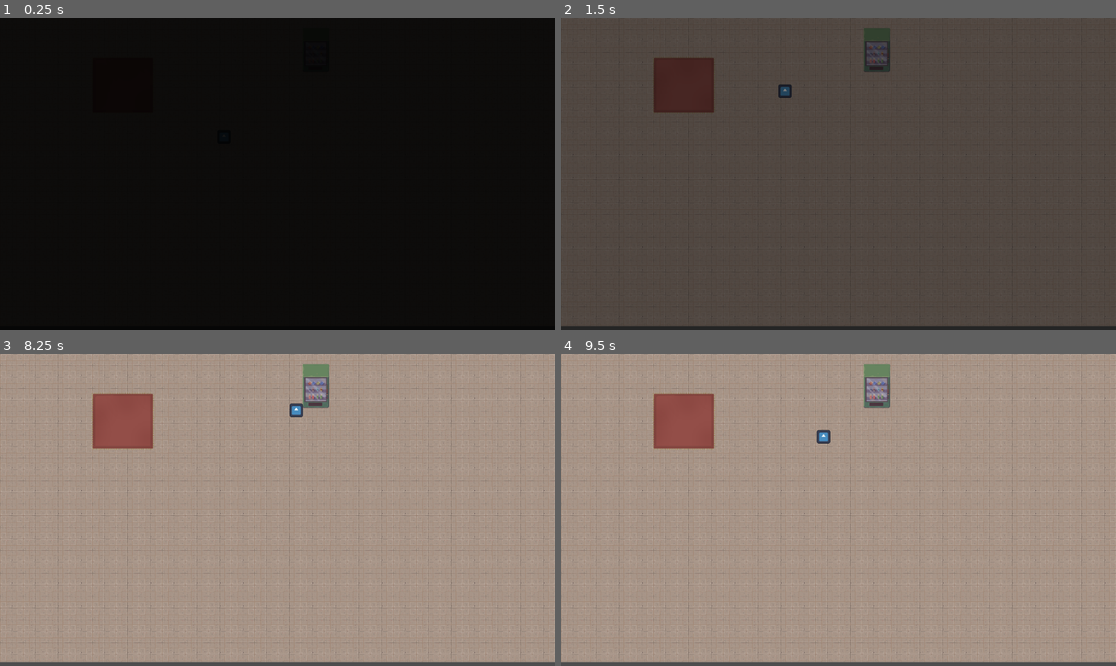
Above: before the commit, frames 1-4 (two rows, left to right).
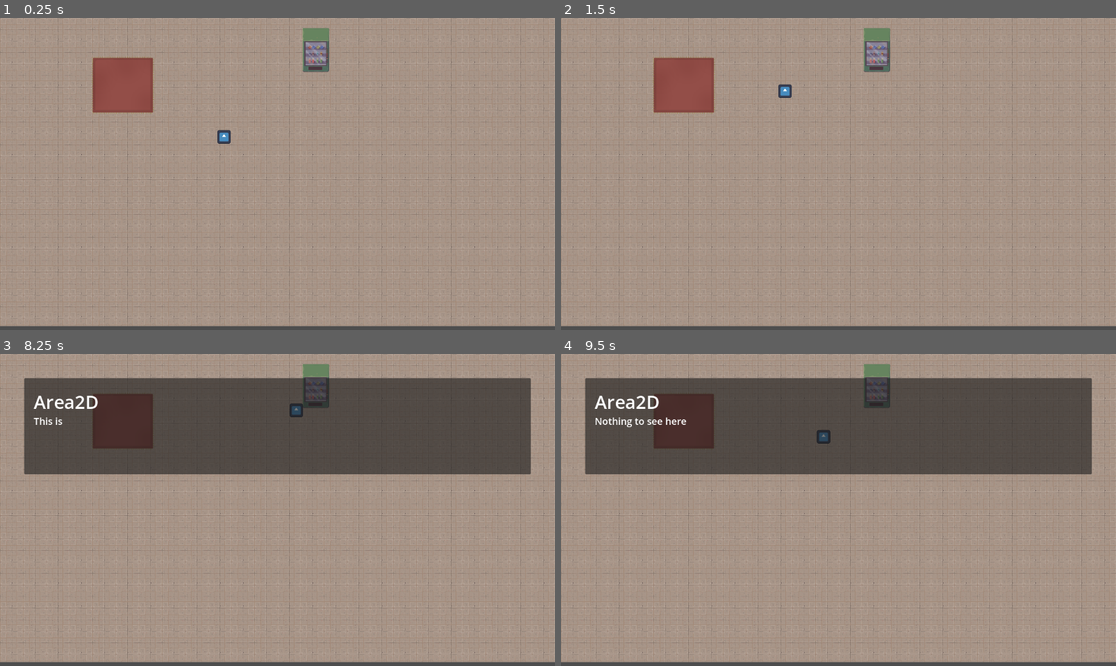
Above: after the commit, the same moments.

Repository: Sylvvs/CoopPuzzle
Game: Godot game, scene res://scenes/logic/scene_handler.tscn
Two runs of this game, one before a commit and one after it. Both use one fixed random seed, a clock stepped at 60 frames per second and the inputs below. The engine's default icon, where the game draws it, is replaced by a stand-in: a white triangle on a blue panel in a dark square.
Inputs:
- Up to frame 1 (0.25 s): no input
- Up to frame 2 (1.5 s): tap Enter at 0.5 s; hold E (interact, bound only after the commit) 0.53-1.28 s; hold W (up) from 0.53 s (still down); tap E (interact, bound only after the commit) at 1.35 s
- Up to frame 3 (8.25 s): release W (up) at 2.03 s; hold E (interact, bound only after the commit) 2.03-2.78 s; hold A (left) 2.03-3.53 s; tap E (interact, bound only after the commit) every 1.5 s from 2.85 to 7.35 s; hold S (down) 3.53-4.28 s; hold E (interact, bound only after the commit) 3.53-4.28 s; hold D (right) 4.28-5.03 s; hold W (up) 5.03-5.78 s; hold E (interact, bound only after the commit) 5.03-5.78 s; hold D (right) 5.78-8.03 s; hold E (interact, bound only after the commit) 6.53-7.28 s; hold S (down) from 8.03 s (still down); hold E (interact, bound only after the commit) from 8.03 s (still down)
- Up to frame 4 (9.5 s): release S (down) at 8.78 s; release E (interact, bound only after the commit) at 8.78 s; hold A (left) from 8.78 s (still down); tap E (interact, bound only after the commit) at 8.85 s

The runs differ from the first frame. In frame 1, 100% of the frame differs, in the area x 0-100%, y 0-100%; in frame 2, 100%; in frame 3, 28%; in frame 4, 28%.

Commit message:
idk stuff

Diff:
--- /dev/null
+++ b/dialouge_and_interacts/testdialouge.json
@@ -0,0 +1,48 @@
+{
+		"states": {
+			"default": {
+				"dialogues": [
+					{
+						"lines": [
+							"This is just a vending machine",
+							"Nothing to see here"
+						],
+						"choices": [
+							{
+								"text": "Tell me about the woods",
+								"lines": [
+									"The woods are dark and full of monsters."
+								],
+								"set_state": "asked_about_woods"
+							},
+							{
+								"text": "Tell me about the village",
+								"lines": [
+									"The village is peaceful, but danger is near."
+								],
+								"set_state": "asked_about_village"
+							}
+						]
+					}
+				]
+			},
+			"asked_about_woods": {
+				"dialogues": [
+					{
+						"lines": [
+							"You should really avoid the woods at night."
+						]
+					}
+				]
+			},
+			"asked_about_village": {
+				"dialogues": [
+					{
+						"lines": [
+							"The village chief has been worried lately..."
+						]
+					}
+				]
+			}
+		}
+}
--- a/project.godot
+++ b/project.godot
@@ -18,6 +18,12 @@
 [autoload]
 
 FadeLayer="*res://scenes/logic/FadeLayer.tscn"
+InteractManager="*res://scripts/InteractManger.gd"
+
+[global_group]
+
+player=""
+
 [input]
 
 up={
@@ -44,3 +50,9 @@
 , Object(InputEventKey,"resource_local_to_scene":false,"resource_name":"","device":-1,"window_id":0,"alt_pressed":false …(186 unchanged characters)…
 ]
 }
+interact={
+"deadzone": 0.2,
+"events": [Object(InputEventKey,"resource_local_to_scene":false,"resource_name":"","device":-1,"window_id":0,"alt_pressed":false,"shift_pressed":false,"ctrl_pressed":false,"meta_pressed":false,"pressed":false,"keycode":0,"physical_keycode":69,"key_label":0,"unicode":101,"location":0,"echo":false,"script":null)
+, Object(InputEventKey,"resource_local_to_scene":false,"resource_name":"","device":-1,"window_id":0,"alt_pressed":false,"shift_pressed":false,"ctrl_pressed":false,"meta_pressed":false,"pressed":false,"keycode":0,"physical_keycode":90,"key_label":0,"unicode":122,"location":0,"echo":false,"script":null)
+]
+}
--- /dev/null
+++ b/scenes/UI Elements/dialogue_box2.tscn
@@ -0,0 +1,43 @@
+[gd_scene load_steps=2 format=3 uid="uid://bjdfmejbq3hw6"]
+
+[ext_resource type="Script" uid="uid://8ah5k44i1fq3" path="res://scripts/dialogueLayer.gd" id="1_hmvir"]
+
+[node name="CanvasLayer" type="CanvasLayer"]
+layer = 7
+script = ExtResource("1_hmvir")
+
+[node name="Panel" type="Panel" parent="."]
+z_index = 3
+offset_left = 50.0
+offset_top = 50.0
+offset_right = 1102.0
+offset_bottom = 250.0
+
+[node name="Dialogue" type="RichTextLabel" parent="Panel"]
+layout_mode = 0
+offset_left = 20.0
+offset_top = 75.0
+offset_right = 1032.0
+offset_bottom = 175.0
+theme_override_font_sizes/normal_font_size = 20
+bbcode_enabled = true
+text = "HOLY yap sesh bro holy fuck we yapping *intense intro music*"
+
+[node name="DialogueOptions" type="VBoxContainer" parent="Panel"]
+layout_mode = 0
+offset_left = 852.0
+offset_top = 200.0
+offset_right = 1052.0
+offset_bottom = 350.0
+
+[node name="Name" type="RichTextLabel" parent="Panel"]
+layout_mode = 0
+offset_left = 20.0
+offset_top = 20.0
+offset_right = 620.0
+offset_bottom = 80.0
+theme_override_font_sizes/normal_font_size = 38
+bbcode_enabled = true
+text = "Vro"
+context_menu_enabled = true
+vertical_alignment = 1
--- a/scenes/player.gd
+++ b/scenes/player.gd
@@ -14,5 +14,4 @@
 		velocity.x += SPEED
 
 	velocity = velocity.limit_length(SPEED)
-	print(velocity.length())
 	move_and_slide()
--- a/scenes/player.tscn
+++ b/scenes/player.tscn
@@ -5,7 +5,7 @@
 
 [sub_resource type="CapsuleShape2D" id="CapsuleShape2D_u8vuu"]
 
-[node name="CharacterBody2D" type="CharacterBody2D"]
+[node name="CharacterBody2D" type="CharacterBody2D" groups=["player"]]
 script = ExtResource("1_g2els")
 
 [node name="CollisionShape2D" type="CollisionShape2D" parent="."]
--- /dev/null
+++ b/scenes/scene_handler.tscn
@@ -0,0 +1,3 @@
+[gd_scene format=3 uid="uid://crr4y3tjshsfd"]
+
+[node name="SceneHandler" type="Node2D"]
--- a/scenes/testlevel.tscn
+++ b/scenes/testlevel.tscn
@@ -7,6 +7,7 @@
 [ext_resource type="Texture2D" uid="uid://dk856cynv2ved" path="res://sprites/horror/Inside_E.png" id="5_o40l3"]
 [ext_resource type="Texture2D" uid="uid://dh4gjcudcwlw4" path="res://sprites/horror/Outside.png" id="6_ihbyj"]
 [ext_resource type="PackedScene" uid="uid://f451jspvsyb4" path="res://scenes/player.tscn" id="7_bx6wm"]
+[ext_resource type="Script" uid="uid://bj24gumcic2lt" path="res://scripts/interacts/default.gd" id="7_fljaa"]
 
 [sub_resource type="TileSetAtlasSource" id="TileSetAtlasSource_ifqpo"]
 texture = ExtResource("1_hyqgw")
@@ -7187,6 +7188,8 @@
 
 [node name="Area2D" type="Area2D" parent="."]
 position = Vector2(657, 60)
+script = ExtResource("7_fljaa")
+npc_id = "testdialogue"
 
 [node name="CollisionShape2D" type="CollisionShape2D" parent="Area2D"]
 shape = SubResource("CircleShape2D_bx6wm")
--- /dev/null
+++ b/scripts/InteractManger.gd
@@ -0,0 +1,126 @@
+extends Node
+
+var dialogue_data: Dictionary
+var npc_states: Dictionary = {}
+var dialogue_box: CanvasLayer
+var current_npc_id: String
+var dialogue_waiting_close: bool = false
+
+signal dialogue_finished(npc_id: String, new_state: String)
+
+@onready var DialogueBoxScene := preload("res://scenes/UI Elements/dialogue_box2.tscn")
+
+func _ready():
+	dialogue_data = load_dialogue("res://dialouge_and_interacts/testdialouge.json")
+
+func load_dialogue(path: String) -> Dictionary:
+	var file := FileAccess.open(path, FileAccess.READ)
+	if file:
+		var text := file.get_as_text()
+		var result = JSON.parse_string(text)
+		if typeof(result) == TYPE_DICTIONARY:
+			return result
+	return {}
+
+func start_dialogue(npc_id: String, speaker: String):
+	current_npc_id = npc_id
+	var state = npc_states.get(npc_id, "default")
+	var npc_data = dialogue_data["states"][state]
+	show_dialogue(npc_data, speaker)
+
+func show_dialogue(state_data: Dictionary, speaker: String):
+	if dialogue_box:
+		return
+
+	dialogue_box = DialogueBoxScene.instantiate()
+	get_tree().root.get_node("SceneHandler").add_child(dialogue_box)
+
+	dialogue_box.speaker.text = speaker;
+
+	var dialogues = state_data["dialogues"]
+	_run_dialogue(dialogues[0])
+
+func set_npc_state(npc_id: String, state: String) -> void:
+	npc_states[npc_id] = state
+
+func get_npc_state(npc_id: String) -> String:
+	return npc_states.get(npc_id, "default")
+
+func _run_dialogue(dialogue: Dictionary):
+	var label: RichTextLabel = dialogue_box.label
+	await _typewriter(label, dialogue["lines"])
+
+	if dialogue.has("set_state"):
+		npc_states[current_npc_id] = dialogue["set_state"]
+
+	if dialogue.has("choices") and dialogue["choices"].size() > 0:
+		var vbox: VBoxContainer = dialogue_box.vbox
+		for choice in dialogue["choices"]:
+			var btn := Button.new()
+			btn.text = choice["text"]
+			btn.pressed.connect(func():
+				_run_choice(choice))
+			vbox.add_child(btn)
+	else:
+		dialogue_waiting_close = true
+func _run_choice(choice: Dictionary):
+	var label: RichTextLabel = dialogue_box.label
+	label.clear()
+
+	var vbox: VBoxContainer = dialogue_box.vbox
+	for child in vbox.get_children():
+		child.queue_free()
+
+	await _typewriter(label, choice["lines"])
+
+	if choice.has("set_state"):
+		npc_states[current_npc_id] = choice["set_state"]
+
+	dialogue_waiting_close = true
+
+func _typewriter(label: RichTextLabel, lines: Array) -> void:
+	for line in lines:
+		label.clear()
+		label.append_text(line) # indlæs hele linen fordi bbcode
+		label.visible_characters = 0
+
+		while label.visible_characters < label.get_total_character_count():
+			if Input.is_action_pressed("interact") and label.visible_characters > 10:
+				label.visible_characters = label.get_total_character_count()
+				break
+			label.visible_characters += 1
+			await get_tree().create_timer(0.03).timeout
+
+		var waiting_for_input = true
+		while waiting_for_input:
+			await get_tree().process_frame
+			if Input.is_action_just_pressed("interact"):
+				waiting_for_input = false
+
+
+
+
+func _close_dialogue():
+	if dialogue_box:
+		dialogue_box.queue_free()
+		dialogue_box = null
+		dialogue_closed_recently = true
+
+		var state = get_npc_state(current_npc_id)
+		emit_signal("dialogue_finished", current_npc_id, state)
+
+		current_npc_id = ""
+
+func _process(delta):
+	if dialogue_closed_recently:
+		dialogue_close_cooldown -= delta
+		if dialogue_close_cooldown <= 0:
+			dialogue_closed_recently = false
+			dialogue_close_cooldown = 0.2
+	elif dialogue_box and dialogue_waiting_close:
+		if Input.is_action_just_pressed("interact"):
+			_close_dialogue()
+			dialogue_waiting_close = false
+
+var dialogue_closed_recently: bool = false
+var dialogue_close_cooldown: float = 0.2
--- /dev/null
+++ b/scripts/dialogueLayer.gd
@@ -0,0 +1,26 @@
+extends CanvasLayer
+
+@onready var panel = $Panel
+@onready var label = panel.get_node("Dialogue") as RichTextLabel
+@onready var vbox = panel.get_node("DialogueOptions") as VBoxContainer
+@onready var speaker = panel.get_node("Name") as RichTextLabel
+
+func _ready():
+	_load_dialogue_effects()
+
+func _load_dialogue_effects():
+	var effects_path = "res://scripts/dialogueEffects/"
+	var dir = DirAccess.open(effects_path)
+	if dir:
+		dir.list_dir_begin()
+		var file_name = dir.get_next()
+		while file_name != "":
+			if file_name.ends_with(".gd"):
+				var effect_path = effects_path + file_name
+				var script = load(effect_path)
+				if script and script is Script:
+					var effect_instance = script.new()
+					if effect_instance is RichTextEffect:
+						label.install_effect(effect_instance)
+			file_name = dir.get_next()
+		dir.list_dir_end()
--- /dev/null
+++ b/scripts/interacts/default.gd
@@ -0,0 +1,33 @@
+extends Area2D
+
+@export var npc_id: String
+var player_in_range: bool = false
+
+func _ready():
+	# DialogueManager.dialogue_finished.connect(_on_dialogue_finished)
+	connect("body_entered", Callable(self, "_on_body_entered"))
+	connect("body_exited", Callable(self, "_on_body_exited"))
+
+func _on_body_entered(body):
+	if body.is_in_group("player"):
+		player_in_range = true
+
+func _on_body_exited(body):
+	if body.is_in_group("player"):
+		player_in_range = false
+
+func _process(_delta):
+	if player_in_range and Input.is_action_just_pressed("interact"):
+		if not InteractManager.dialogue_box and not InteractManager.dialogue_closed_recently:
+			InteractManager.start_dialogue(npc_id, self.name)
+
+func _on_dialogue_finished(_npc_id: String, new_state: String):
+	if new_state == "core_given":
+		self.get_node("CPUParticles2D").emitting = true;
+		await get_tree().create_timer(0.4).timeout
+		self.get_node("CPUParticles2D").emitting = false;
+		hide_npc()
+
+func hide_npc():
+	monitoring = false;
+	self.get_node("Sprite2D").visible = false;
--- a/scripts/scene_handler.gd
+++ b/scripts/scene_handler.gd
@@ -32,7 +32,7 @@
 				area.body_entered.connect(func(body):
 					_on_area_entered(area, body)
 					)
-	FadeLayer.fade_out(3.1)
+	FadeLayer.fade_out(0.1)
 
 func _on_area_entered(area, body) -> void:
 	if not body.is_in_group("Player"):
Not shown: 1 places in scenes/testlevel.tscn that only renumber resources
Not shown, added: scripts/InteractManger.gd.uid
Not shown, added: scripts/dialogueLayer.gd.uid
Not shown, added: scripts/interacts/default.gd.uid
